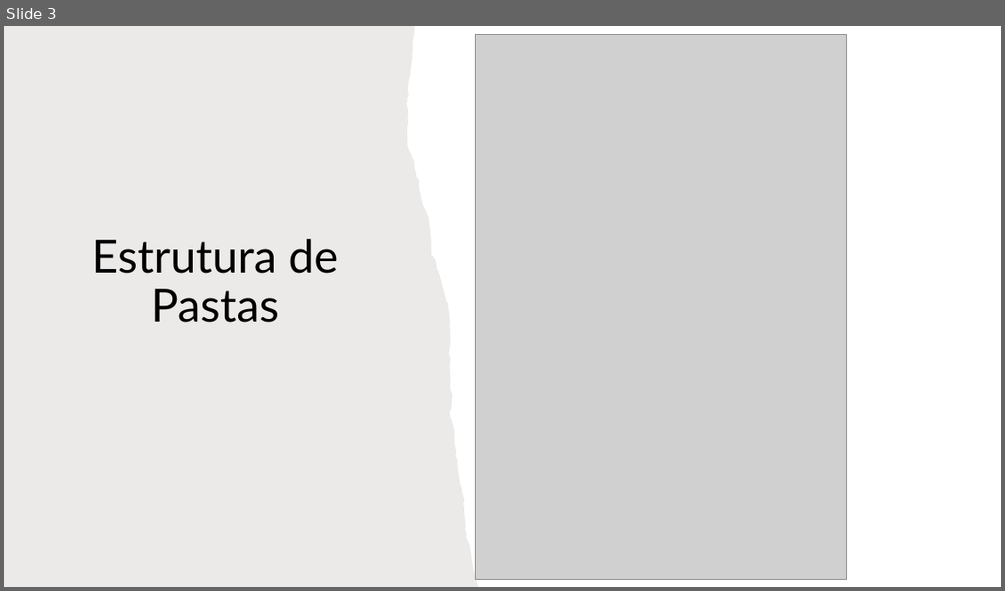
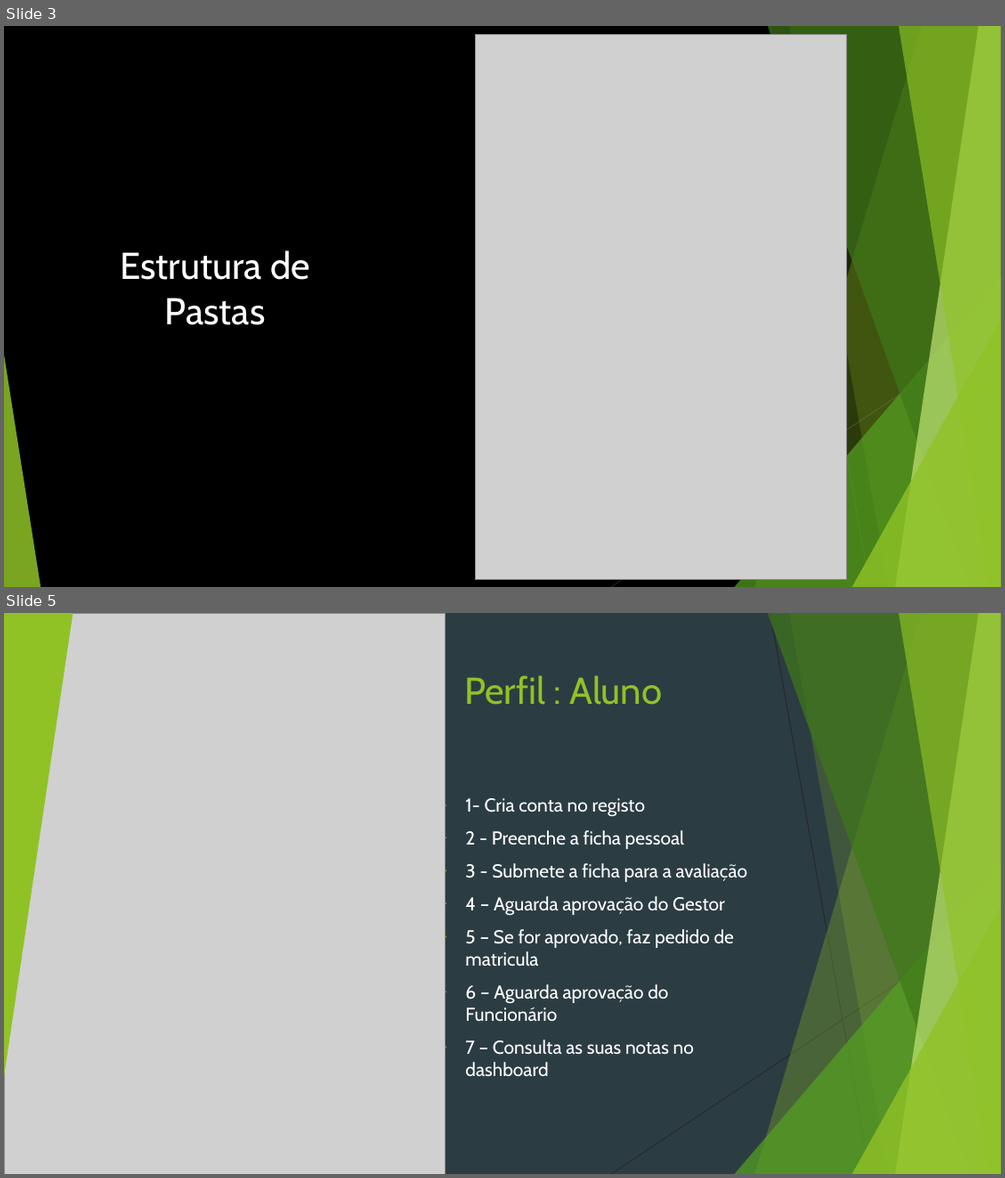
Before and after one commit to DavidMacieira/Gestao-Alunos, a slide deck: TP.pptx. Shown one above the other, each under a label of ours: slide 3 before the commit, slides 3 and 5 after it; the slides between them are not shown. The pictures are 1005x591 and 1005x1178 pixels, drawn with LibreOffice and Linux fonts; fonts in the diff are those of the drawing; grey boxes stand for pictures. Boxes give left, top, right and bottom in pixels: in the first picture for what was removed or moved away, otherwise in the second. Text is boxed around its words. In the diff, an @@ line names an element or a change of style, - is before the commit and + after.

```diff
--- a/TP.pptx
+++ b/TP.pptx
@@ slide 5 added at box(4, 613, 1001, 1174), background #2C3C43; not listed: 10 template elements that a slide beside it also shows @@
@@ picture added at box(4, 613, 445, 1174) @@
@@ triangle added at box(4, 613, 73, 1077), fill #90C226 @@
@@ title added at box(464, 675, 663, 705), 36 pt, text #90C226 @@
+Perfil : Aluno
@@ text added at box(465, 798, 748, 1076), 18 pt, text #FFFFFF @@
+▶ 1- Cria conta no registo
+▶ 2 - Preenche a ficha pessoal
+▶ 3 - Submete a ficha para a avaliação
+▶ 4 – Aguarda aprovação do Gestor
+▶ 5 – Se for aprovado, faz pedido de matricula
+▶ 6 – Aguarda aprovação do Funcionário
+▶ 7 – Consulta as suas notas no dashboard
@@ slide 3 changed as well @@
@@ background #FFFFFF to #000000 @@
@@ freeform shape removed at box(4, 26, 479, 587) @@
@@ title "Estrutura de Pastas" at box(120, 250, 310, 325): size 44 to 36 pt, font Lato to Cabin, text colour #000000 to #FFFFFF; line spacing 0.9 to 1 @@
@@ group added at box(4, 26, 1001, 587): 5 freeform shapes, 3 triangles, 2 lines @@
```
Also in this commit, not shown: 2 other slides changed, 4 other slides added, 5 other files.
